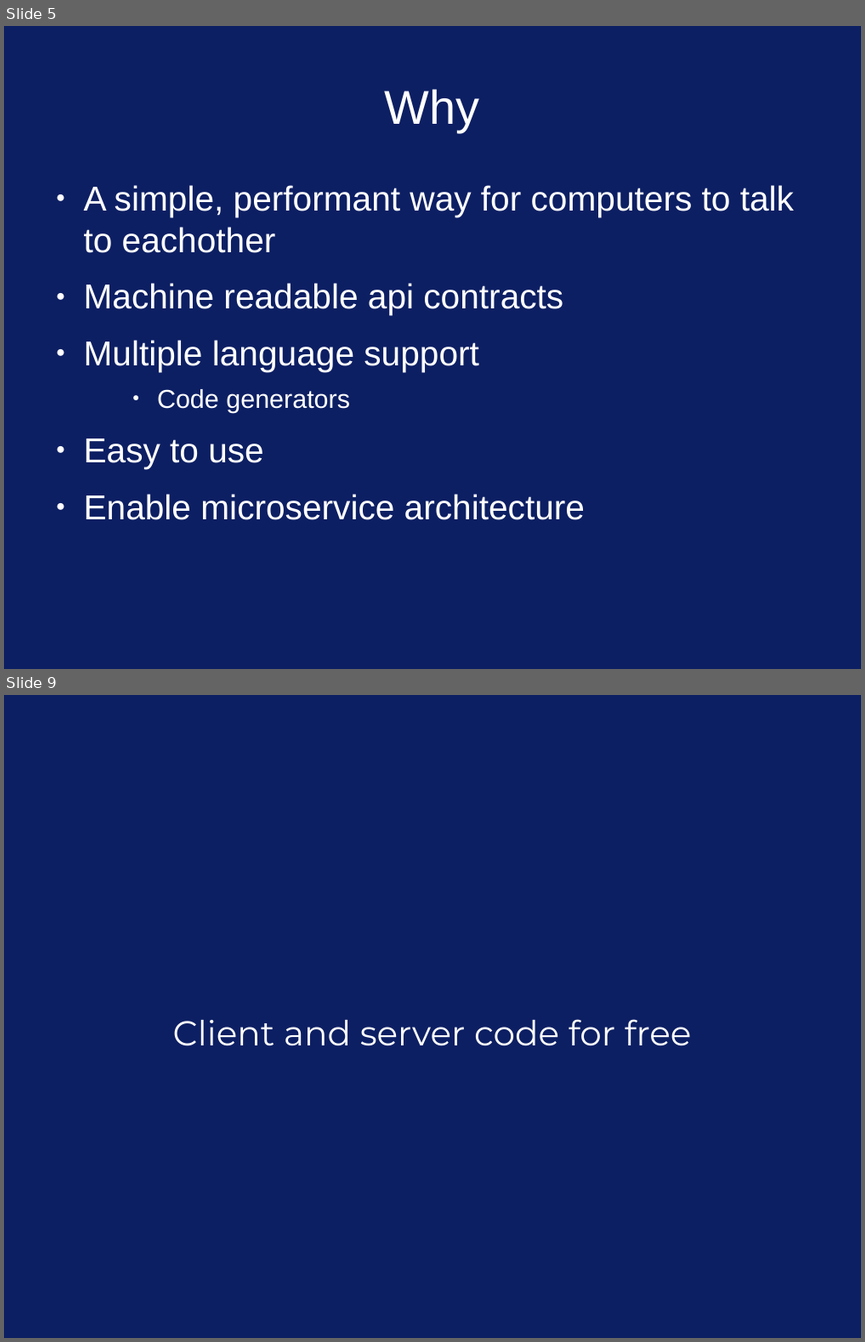
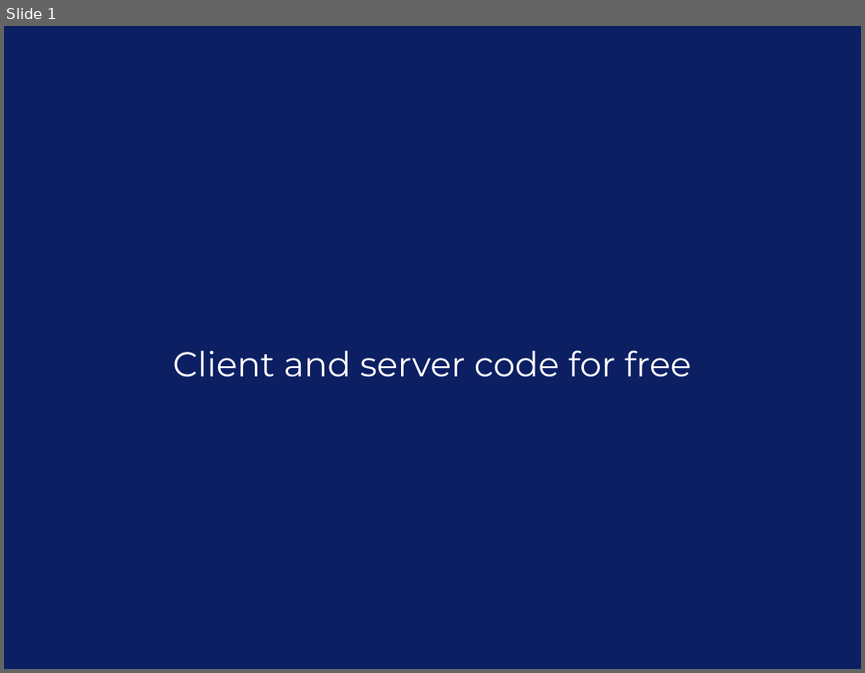
Before and after one commit to patrickboland4/grpc_talk, a slide deck: grpc_slides.odp. Shown one above the other, each under a label of ours: slides 5 and 9 before the commit, slide 1 after it; the slides between them are not shown. The pictures are 865x1342 and 865x673 pixels, drawn with LibreOffice and Linux fonts; fonts in the diff are those of the drawing. Boxes give left, top, right and bottom in pixels: in the first picture for what was removed or moved away, otherwise in the second. Text is boxed around its words. In the diff, an @@ line names an element or a change of style, - is before the commit and + after.

```diff
--- a/grpc_slides.odp
+++ b/grpc_slides.odp
@@ slide 5 removed at box(4, 26, 861, 669), background #0D1F63 @@
@@ title removed at box(385, 89, 480, 132) @@
-Why
@@ text removed at box(84, 185, 794, 520) @@
-● A simple, performant way for computers to talk to eachother
-● Machine readable api contracts
-● Multiple language support
-    ● Code generators
-● Easy to use
-● Enable microservice architecture
@@ what was slide 9 is now slide 1 @@
```
Also in this commit, not shown: 7 other slides removed, 4 other files.
